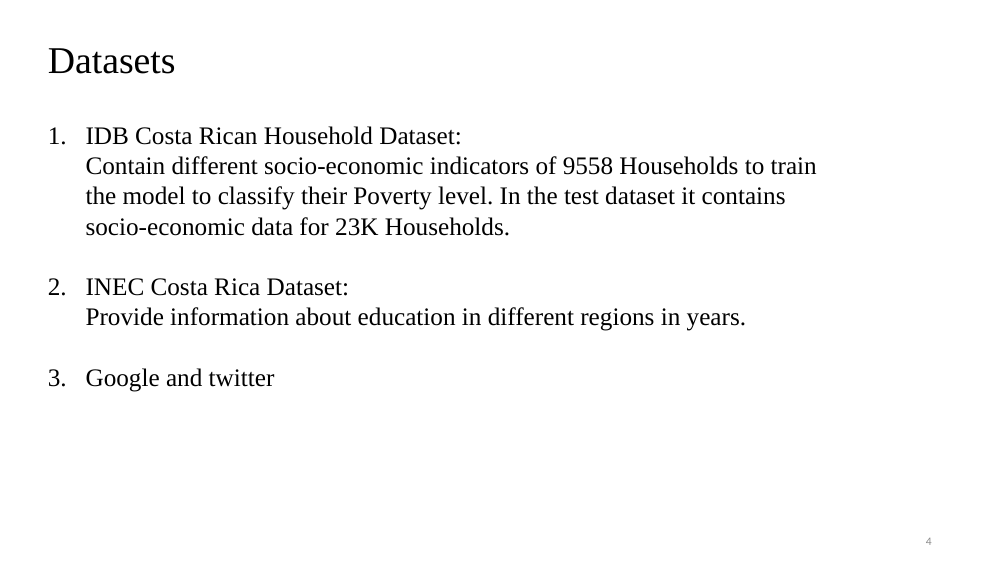
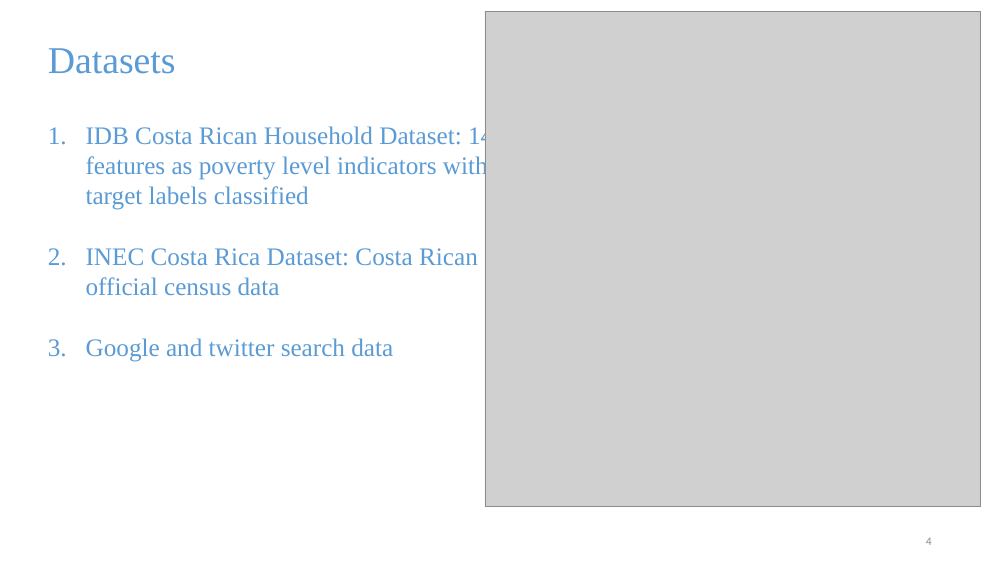
Before and after one commit to zhaomh1998/ece143, a slide deck: slide 4 of ECE143 presentation.pptx. Drawn at 1008x567 pixels with LibreOffice and Linux fonts; fonts in the diff are those of the drawing; grey boxes stand for pictures. Boxes give left, top, right and bottom in pixels: in the first picture for what was removed or moved away, otherwise in the second. Text is boxed around its words. In the diff, an @@ line names an element or a change of style, - is before the commit and + after.

```diff
--- a/ECE143 presentation.pptx
+++ b/ECE143 presentation.pptx
@@ picture added at [485, 11, 981, 507] @@
@@ text "Datasets" at [48, 48, 176, 74]: text colour #000000 to #5B9BD5 @@
@@ text at [86, 124, 506, 362]: text changed; text colour #000000 to #5B9BD5 @@
-1. IDB Costa Rican Household Dataset:
-   Contain different socio-economic indicators of 9558 Households to train the model to classify their Poverty level. In the test dataset it contains socio-economic data for 23K Households.
-2. INEC Costa Rica Dataset:
-   Provide information about education in different regions in years.
-3. Google and twitter
+1. IDB Costa Rican Household Dataset: 143 features as poverty level indicators with target labels classified
+2. INEC Costa Rica Dataset: Costa Rican official census data
+3. Google and twitter search data
```
Also in this commit, not shown: 4 other slides changed, 10 slides added, 4 slides removed.
